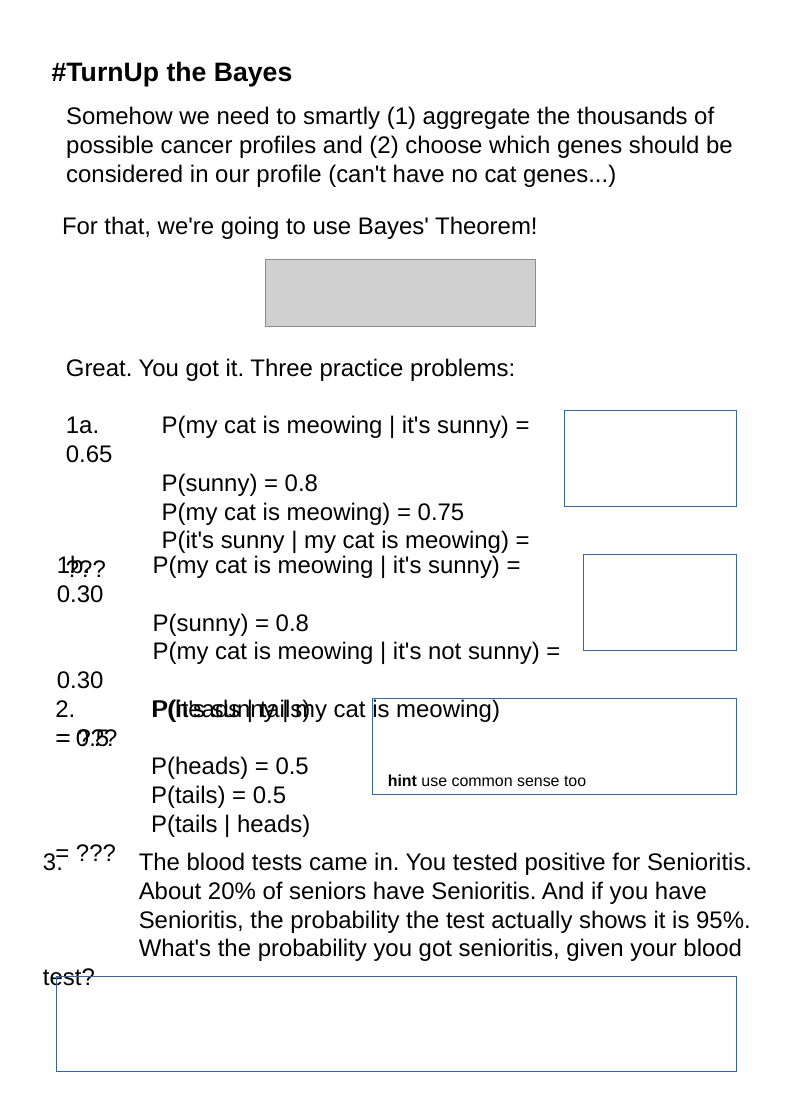
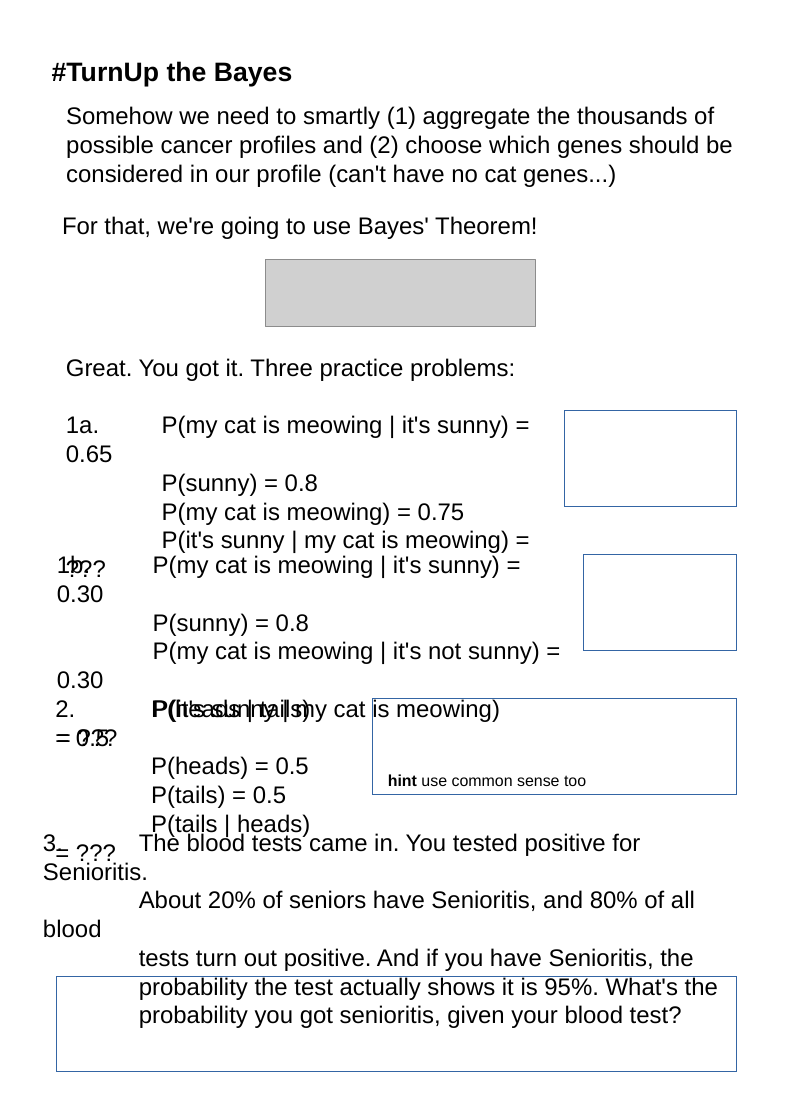
Before and after one commit to skoppula/kis-workshop-code-2015, a slide deck: slide 2 of classes/bio/bayesian-inference/bayes.odp. Drawn at 792x1120 pixels with LibreOffice and Linux fonts; fonts in the diff are those of the drawing; grey boxes stand for pictures. Boxes give left, top, right and bottom in pixels: in the first picture for what was removed or moved away, otherwise in the second. Text is boxed around its words. In the diff, an @@ line names an element or a change of style, - is before the commit and + after.

```diff
--- a/classes/bio/bayesian-inference/bayes.odp
+++ b/classes/bio/bayesian-inference/bayes.odp
@@ text "3. The blood tests came ..." moved from (x1=43, y1=852, x2=752, y2=991) to (x1=43, y1=832, x2=718, y2=1028) @@
@@ text at (x1=43, y1=890, x2=718, y2=1028): text changed @@
-About 20% of seniors have Senioritis. And if you have
-Senioritis, the probability the test actually shows it is 95%.
-What's the probability you got senioritis, given your blood test?
+About 20% of seniors have Senioritis, and 80% of all blood
+tests turn out positive. And if you have Senioritis, the
+probability the test actually shows it is 95%. What's the
+probability you got senioritis, given your blood test?
```
Also in this commit, not shown: 2 other files.
